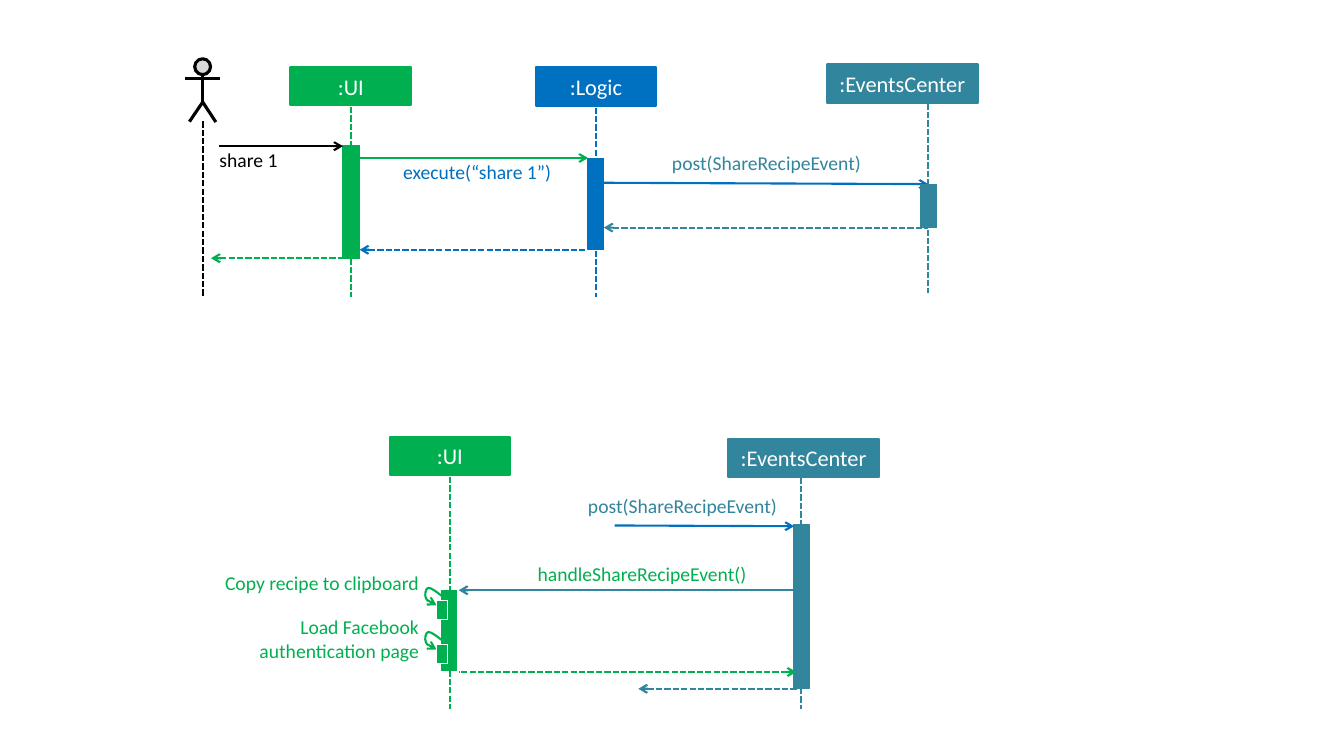
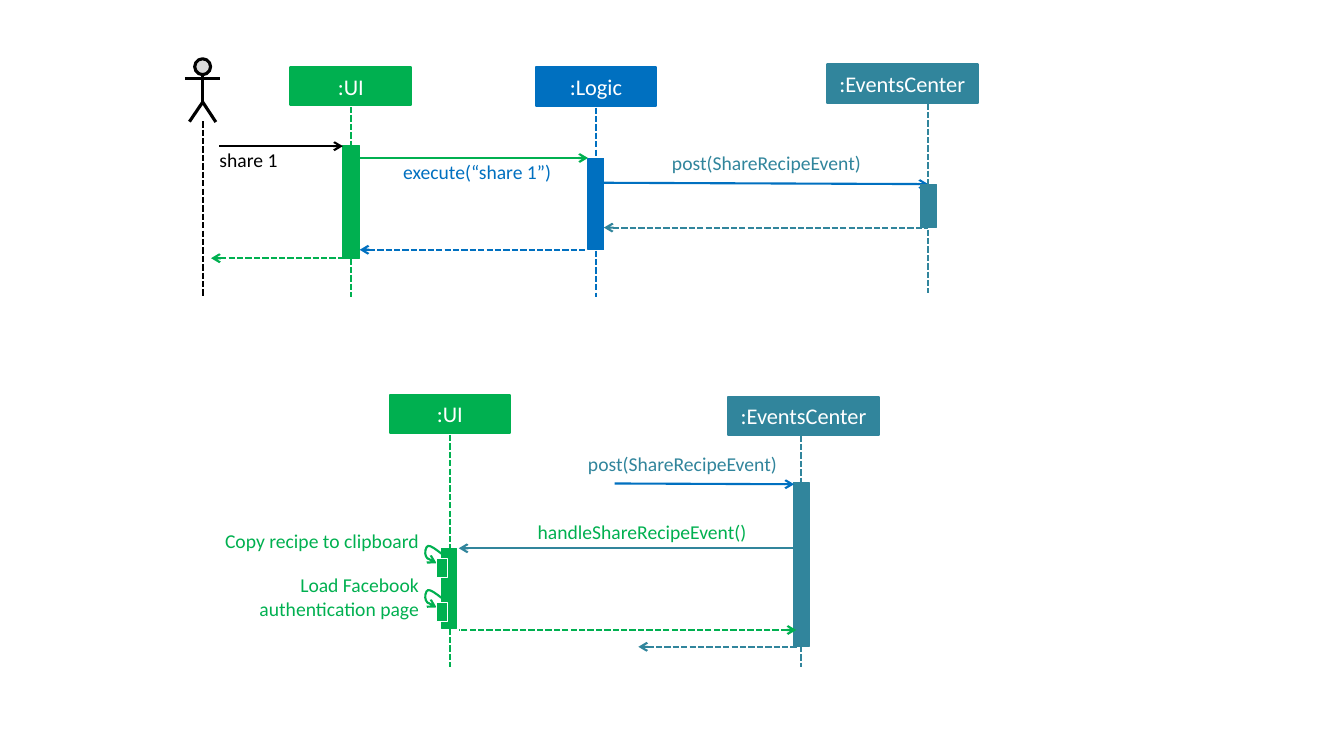
Before and after one commit to RyanAngJY/main, a slide deck: slide 1 of docs/diagrams/ShareSequenceDiagrams.pptx. Drawn at 1344x756 pixels with LibreOffice and Linux fonts; fonts in the diff are those of the drawing. Boxes give left, top, right and bottom in pixels: in the first picture for what was removed or moved away, otherwise in the second. Text is boxed around its words. In the diff, an @@ line names an element or a change of style, - is before the commit and + after.

```diff
--- a/docs/diagrams/ShareSequenceDiagrams.pptx
+++ b/docs/diagrams/ShareSequenceDiagrams.pptx
@@ 5 rectangles, 2 texts, 2 arrows, 2 lines, 1 freeform shape: place and size @@
-5 rectangles, 2 texts, 2 arrows, 2 lines, 1 freeform shape at (259, 437, 879, 710)
+5 rectangles, 2 texts, 2 arrows, 2 lines, 1 freeform shape at (259, 395, 879, 667)
@@ 2 texts, 2 arrows, 1 rectangle, 1 freeform shape: place and size @@
-2 texts, 2 arrows, 1 rectangle, 1 freeform shape at (225, 567, 797, 673)
+2 texts, 2 arrows, 1 rectangle, 1 freeform shape at (225, 525, 797, 630)
```
Also in this commit, not shown: 2 other files.
